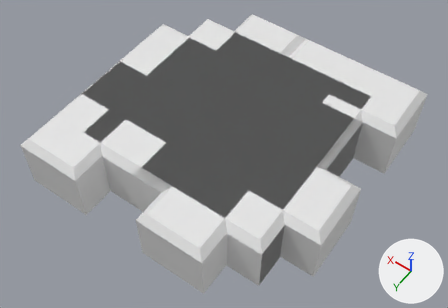
The Blender file models/source_files/fragments.blend: old version first, new version second.
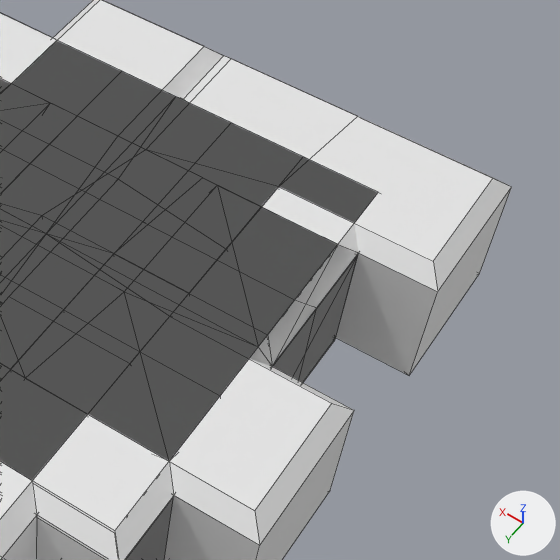
There are two pictures of each version: one whole from a 50 mm camera at (-3.2, 4.64, 6.82) aimed at (-0.03, 0.2, -0.15), one close up on the part from 47% to 100% of the width and 5% to 82% of the height. The axes (+X, +Y, +Z) are drawn at lower right. The lights are the same throughout. The close-ups show mesh edges as thin lines.

The older version as bpy lines, for what is in view:
```python
me_cross = bpy.data.meshes.new('cross')
me_cross.from_pydata(...)  # 48 vertices, 46 faces; spans x -1.5..1.5, y -1.5..1.5, z -0.5..0.5
me_s = bpy.data.meshes.new('s')
me_s.from_pydata(...)  # 40 vertices, 38 faces; spans x -1.5..1.5, y -1.0..1.0, z -0.5..0.5
me_square = bpy.data.meshes.new('square')
me_square.from_pydata(...)  # 34 vertices, 32 faces; spans x -1.5..1.5, y -1.5..1.5, z -0.5..0.5
ob_cross = bpy.data.objects.new('cross', me_cross)
ob_cross.location = (0.0, 0.0, 0.0)
ob_s = bpy.data.objects.new('s', me_s)
ob_s.location = (0.0, 0.0, 0.0)
ob_square = bpy.data.objects.new('square', me_square)
ob_square.location = (0.0, 0.0, 0.0)
# also in view: 't' at (0.0, 0.0, -0.01); 'l' at (0.0, 0.0, 0.0); 'arch' at (0.0, 0.0, 0.0); 'stairs' at (0.0, 0.0, 0.0); 'splat' at (0.0, 0.0, 0.0)
```
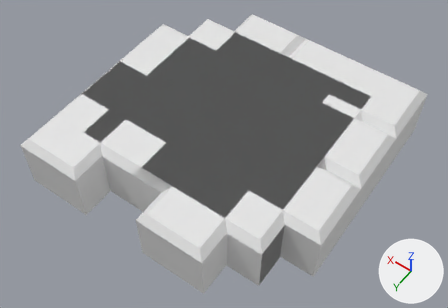
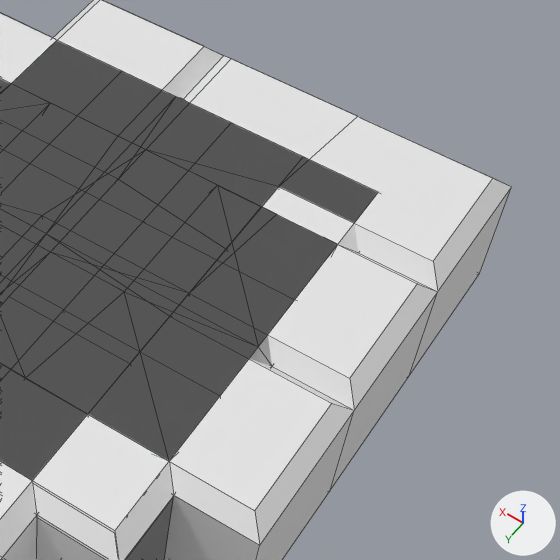
Commit message: Updated fragment models - elongated default 's' fragment to justify balance

Patch to the scene script:
```diff
--- a/models/source_files/fragments.blend.py
+++ b/models/source_files/fragments.blend.py
@@ me_s @@
 me_s.from_pydata(...)  # 40 vertices, 38 faces; spans x -1.5..1.5, y -1.0..1.0, z -0.5..0.5
 # used by ob_s; location = (0.0, 0.0, 0.0)
+# me_s part 1: all 32 vertices in x -1.5..0.5, y -1.0..1.0, z -0.5..0.5 are moved by (-0.5, 0.0, 0.0)
```

Changed parts and their boxes (x1, y1, x2, y2) in the close-ups (560 x 560 px):
's', reshaped: before (0, 116, 357, 377); after (0, 152, 438, 490)
